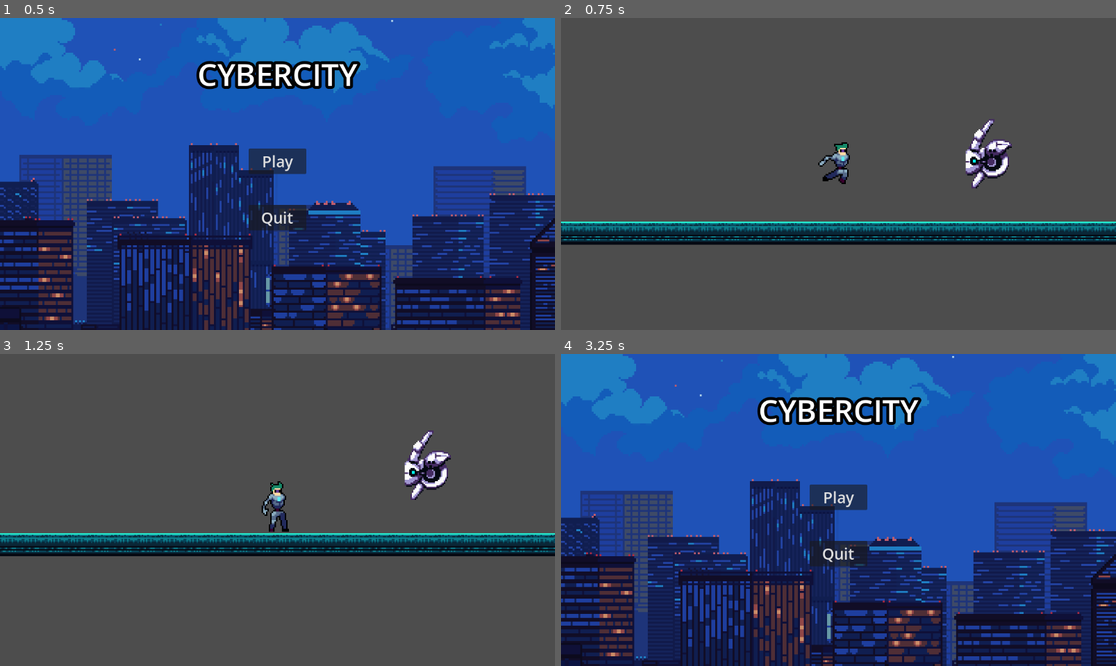
Above: before the commit, frames 1-4 (two rows, left to right).
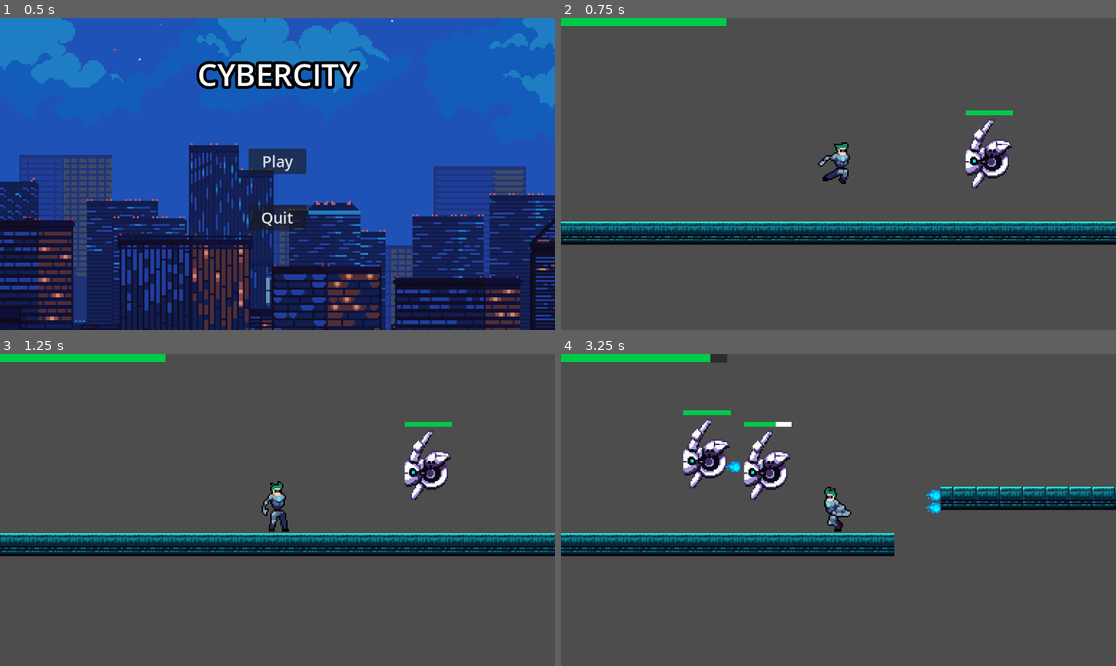
Above: after the commit, the same moments.

Repository: pranavReddy120/CyberCityV3
Game: Godot game, scene res://Scenes/main_menu.tscn
The game is run twice, just before and just after one commit, with the same random seed, the same clock (stepped at 60 frames per second) and the same inputs.
Inputs:
- Up to frame 1 (0.5 s): no input
- Up to frame 2 (0.75 s): click "Play" at 0.5 s
- Up to frame 3 (1.25 s): no input
- Up to frame 4 (3.25 s): hold Right (right) 1.28-2.78 s; tap Space (shoot) at 1.35, 2.1, 2.85 s; tap Up (jump) at 1.52, 2.27 s; hold Left (left) from 2.78 s (still down)

Frame 1 is identical in both runs. In frame 2, 0.9% of the frame differs, in the area x 0-82%, y 0-32%; in frame 3, 1.0%; in frame 4, 99%, in the area x 0-100%, y 0-100%.

Commit message:
added healthbars

Diff:
--- a/Scenes/enemy.tscn
+++ b/Scenes/enemy.tscn
@@ -1,7 +1,8 @@
-[gd_scene load_steps=6 format=3 uid="uid://ck2to62dnqdjw"]
+[gd_scene load_steps=7 format=3 uid="uid://ck2to62dnqdjw"]
 
 [ext_resource type="Texture2D" uid="uid://d30iyi63ocbpl" path="res://Assets/atlas.png" id="1_bvhey"]
 [ext_resource type="Script" path="res://Scripts/enemy.gd" id="1_m4vx3"]
+[ext_resource type="PackedScene" uid="uid://bq0by4ds62bcy" path="res://Scenes/healthbar.tscn" id="3_7c46c"]
 
 [sub_resource type="AtlasTexture" id="AtlasTexture_7h6ea"]
 atlas = ExtResource("1_bvhey")
@@ -35,5 +36,12 @@
 
 [node name="Timer" type="Timer" parent="."]
 
+[node name="HealthBar" parent="." instance=ExtResource("3_7c46c")]
+offset_left = -16.0
+offset_top = -29.0
+offset_right = 284.0
+offset_bottom = -9.0
+scale = Vector2(0.110513, 0.15965)
+
 [connection signal="body_entered" from="Area2D" to="." method="_on_area_2d_body_entered"]
 [connection signal="timeout" from="Timer" to="." method="_on_timer_timeout"]
--- /dev/null
+++ b/Scenes/healthbar.tscn
@@ -0,0 +1,47 @@
+[gd_scene load_steps=6 format=3 uid="uid://bq0by4ds62bcy"]
+
+[ext_resource type="Script" path="res://Scripts/healthbar.gd" id="1_ixt1g"]
+
+[sub_resource type="StyleBoxEmpty" id="StyleBoxEmpty_75lch"]
+
+[sub_resource type="StyleBoxFlat" id="StyleBoxFlat_6u70n"]
+bg_color = Color(0, 0.788235, 0.282353, 1)
+
+[sub_resource type="StyleBoxFlat" id="StyleBoxFlat_i5bh6"]
+bg_color = Color(0.172549, 0.172549, 0.172549, 1)
+expand_margin_left = 1.0
+expand_margin_top = 1.0
+expand_margin_right = 1.0
+expand_margin_bottom = 1.0
+
+[sub_resource type="StyleBoxFlat" id="StyleBoxFlat_5jt10"]
+bg_color = Color(1, 1, 1, 1)
+
+[node name="HealthBar" type="ProgressBar"]
+z_index = 1
+offset_right = 300.0
+offset_bottom = 20.0
+theme_override_styles/background = SubResource("StyleBoxEmpty_75lch")
+theme_override_styles/fill = SubResource("StyleBoxFlat_6u70n")
+value = 60.0
+show_percentage = false
+script = ExtResource("1_ixt1g")
+
+[node name="DamageBar" type="ProgressBar" parent="."]
+z_index = -1
+layout_mode = 1
+anchors_preset = 15
+anchor_right = 1.0
+anchor_bottom = 1.0
+grow_horizontal = 2
+grow_vertical = 2
+theme_override_styles/background = SubResource("StyleBoxFlat_i5bh6")
+theme_override_styles/fill = SubResource("StyleBoxFlat_5jt10")
+value = 80.0
+show_percentage = false
+
+[node name="Timer" type="Timer" parent="."]
+wait_time = 0.4
+one_shot = true
+
+[connection signal="timeout" from="Timer" to="." method="_on_timer_timeout"]
--- a/Scenes/level_2.tscn
+++ b/Scenes/level_2.tscn
@@ -62,7 +62,7 @@
 [node name="Camera2D" type="Camera2D" parent="Player"]
 position = Vector2(0, -41)
 zoom = Vector2(3, 3)
-limit_top = -50
+limit_top = -59
 limit_bottom = 200
 
 [node name="Enemy" parent="." instance=ExtResource("3_84wlv")]
--- a/Scenes/main_menu.tscn
+++ b/Scenes/main_menu.tscn
@@ -11,6 +11,7 @@
 script = ExtResource("1_60q0h")
 
 [node name="TextureRect" type="TextureRect" parent="."]
+z_index = -1
 anchors_preset = 15
 anchor_right = 1.0
 anchor_bottom = 1.0
--- a/Scenes/pause_menu.tscn
+++ b/Scenes/pause_menu.tscn
@@ -11,6 +11,7 @@
 script = ExtResource("1_wl5ls")
 
 [node name="TextureRect" type="TextureRect" parent="."]
+z_index = -1
 anchors_preset = 15
 anchor_right = 1.0
 anchor_bottom = 1.0
--- a/Scenes/player.tscn
+++ b/Scenes/player.tscn
@@ -1,9 +1,10 @@
-[gd_scene load_steps=21 format=3 uid="uid://twwk2qsirfci"]
+[gd_scene load_steps=22 format=3 uid="uid://twwk2qsirfci"]
 
 [ext_resource type="Script" path="res://Scripts/player.gd" id="1_424eb"]
 [ext_resource type="Texture2D" uid="uid://bv3ne7unmvoq0" path="res://Assets/3 Cyborg/Idle1.png" id="2_qlwvd"]
 [ext_resource type="Texture2D" uid="uid://b8m7kh6xaflst" path="res://Assets/3 Cyborg/Jump1.png" id="3_b5ppg"]
 [ext_resource type="Texture2D" uid="uid://d0nmgkm77qmp8" path="res://Assets/3 Cyborg/Run1.png" id="4_xmh0c"]
+[ext_resource type="PackedScene" uid="uid://bq0by4ds62bcy" path="res://Scenes/healthbar.tscn" id="5_nvp1k"]
 
 [sub_resource type="CapsuleShape2D" id="CapsuleShape2D_wowbb"]
 height = 20.9302
@@ -152,3 +153,9 @@
 
 [node name="Aim2" type="Marker2D" parent="."]
 position = Vector2(-28, 0)
+
+[node name="CanvasLayer" type="CanvasLayer" parent="."]
+
+[node name="HealthBar" parent="CanvasLayer" instance=ExtResource("5_nvp1k")]
+z_index = -1
+scale = Vector2(1.14744, 0.835794)
--- a/Scripts/enemy.gd
+++ b/Scripts/enemy.gd
@@ -1,17 +1,28 @@
 extends Node2D
 
 @onready var timer = $Timer
+@onready var healthbar = $HealthBar
 var main_menu = preload("res://Scenes/main_menu.tscn")
+var health = 3
+
+func _ready():
+	healthbar.init_health(health)
 
 func _on_area_2d_body_entered(body):
 	if body.is_in_group("bullet"):
-		$AnimatedSprite2D.modulate = Color(1, 0, 0)  # RGB values for red
-		await get_tree().create_timer(0.2).timeout
-		queue_free() #removes enemy from scene
+		health -= 1
+		healthbar.health = health
+		if health <= 0:
+			$AnimatedSprite2D.modulate = Color(1, 0, 0)  # RGB values for red
+			await get_tree().create_timer(0.2).timeout
+			queue_free() #removes enemy from scene
 	elif body.is_in_group("player"):
-		body.get_node("AnimatedSprite2D").modulate = Color(1,0,0)
-		await get_tree().create_timer(0.2).timeout
-		timer.start()
+		body.health -=1
+		body.healthbar.health = body.health
+		if body.health <= 0:
+			body.get_node("AnimatedSprite2D").modulate = Color(1,0,0)
+			await get_tree().create_timer(0.2).timeout
+			timer.start()
 
 
 func _on_timer_timeout():
--- /dev/null
+++ b/Scripts/healthbar.gd
@@ -0,0 +1,31 @@
+extends ProgressBar
+
+@onready var timer = $Timer
+@onready var damage_bar = $DamageBar
+var health = 0 : set = _set_health
+
+func init_health(_health):
+	health = _health
+	max_value = health
+	value = health
+	damage_bar.max_value = health
+	damage_bar.value = health
+	#these set both to max health on startup
+
+func _set_health(new_health):
+	var prev_health = health
+	health = min(max_value, new_health)
+	value = health
+
+	if health <= 0:
+		queue_free()
+
+
+	if health < prev_health: #checks if damage was taken
+		timer.start()
+	else :
+		damage_bar.value = health
+
+
+func _on_timer_timeout():
+	damage_bar.value = health
--- a/Scripts/player.gd
+++ b/Scripts/player.gd
@@ -4,15 +4,17 @@
 const bullet_path = preload("res://Scenes/bullet.tscn")
 var gravity = ProjectSettings.get_setting("physics/2d/default_gravity")
 @onready var animated_sprite = $AnimatedSprite2D
-#@onready var main_menu = preload("res://Menus/main_menu.tscn") as PackedScene
+@onready var healthbar = $CanvasLayer/HealthBar
 
 const SPEED = 150
 const JUMP_VELOCITY = -300
 var speed = 300
 var can_shoot = true
 var facing = true
+var health = 10
 
-
+func _ready():
+	healthbar.init_health(health)
 
 
 func shoot():
